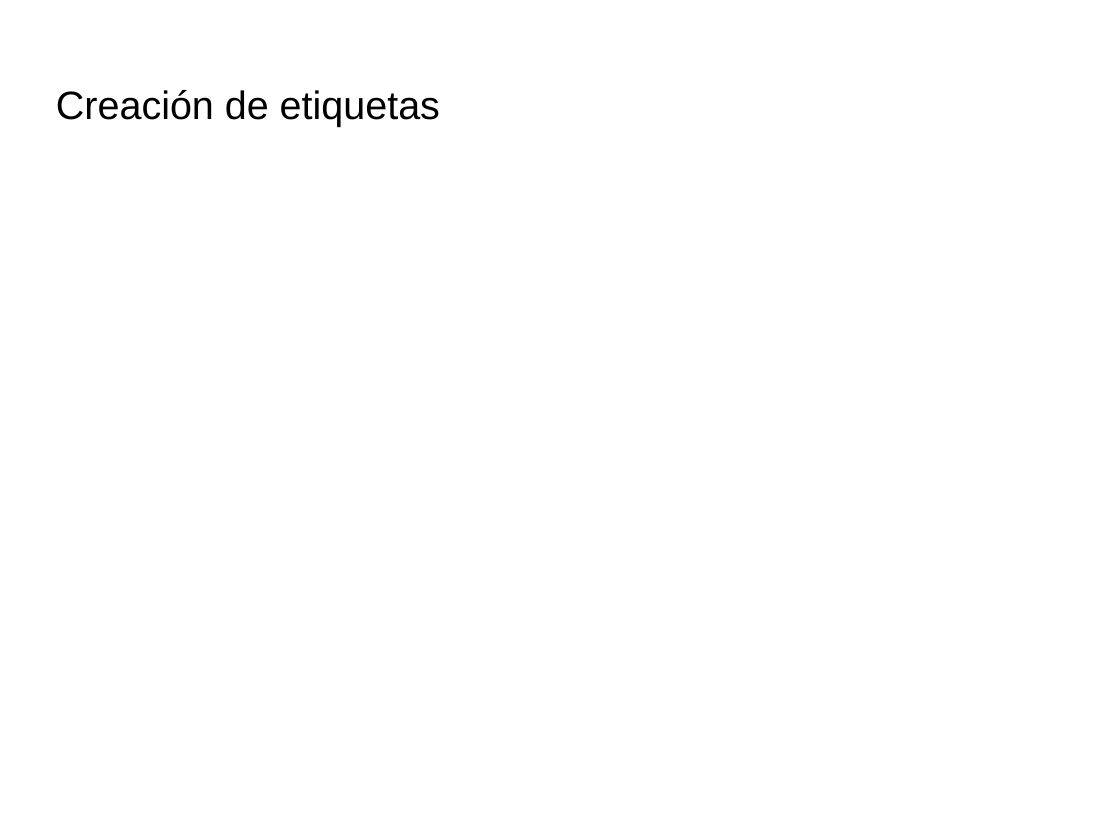
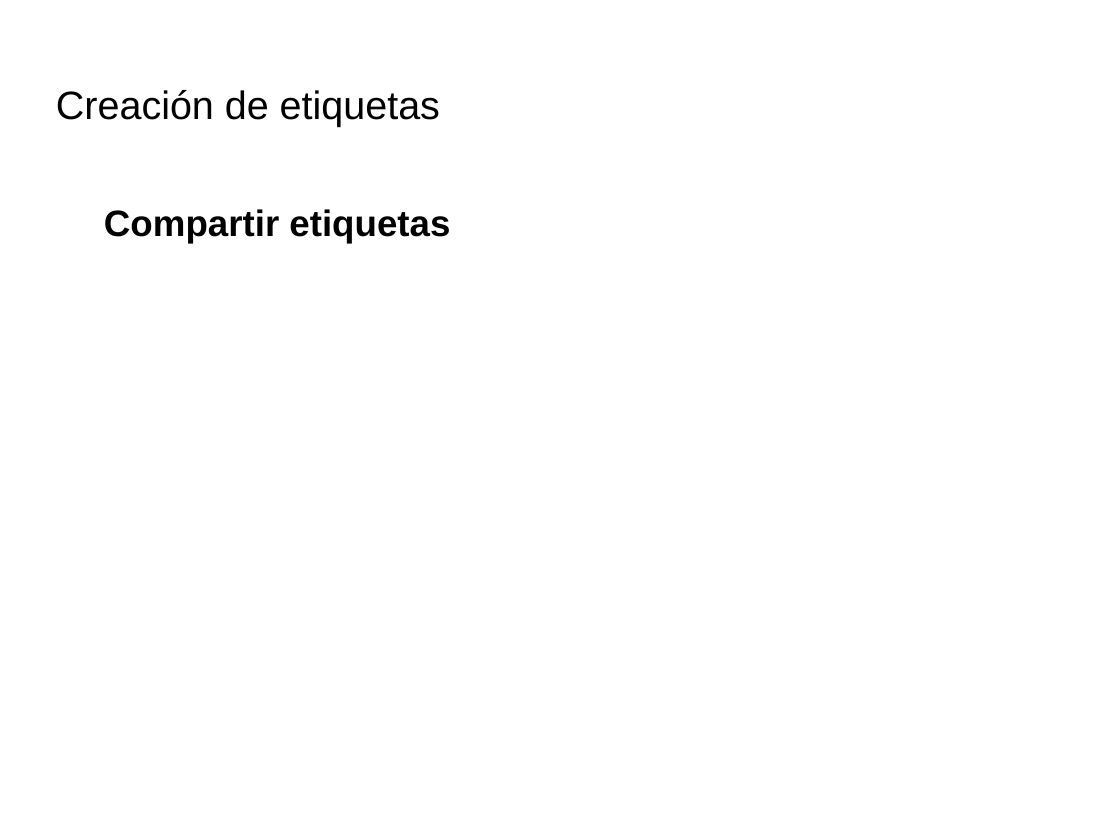
Before and after one commit to IllanPedro/Hardware, a slide deck: slide 38 of CursoGIT,GITHUB,SOURCETREE/Precentacion_Git.odp (slide 34 before the commit). Drawn at 1120x840 pixels with LibreOffice and Linux fonts; fonts in the diff are those of the drawing; background and template pictures are left out. Boxes give left, top, right and bottom in pixels: in the first picture for what was removed or moved away, otherwise in the second. Text is boxed around its words. In the diff, an @@ line names an element or a change of style, - is before the commit and + after.

```diff
--- a/CursoGIT,GITHUB,SOURCETREE/Precentacion_Git.odp
+++ b/CursoGIT,GITHUB,SOURCETREE/Precentacion_Git.odp
@@ text added at [104,209,450,243], 26 pt, text #000000, bold @@
+Compartir etiquetas
```
Also in this commit, not shown: 7 other slides changed, 4 slides added, 1 other file.
